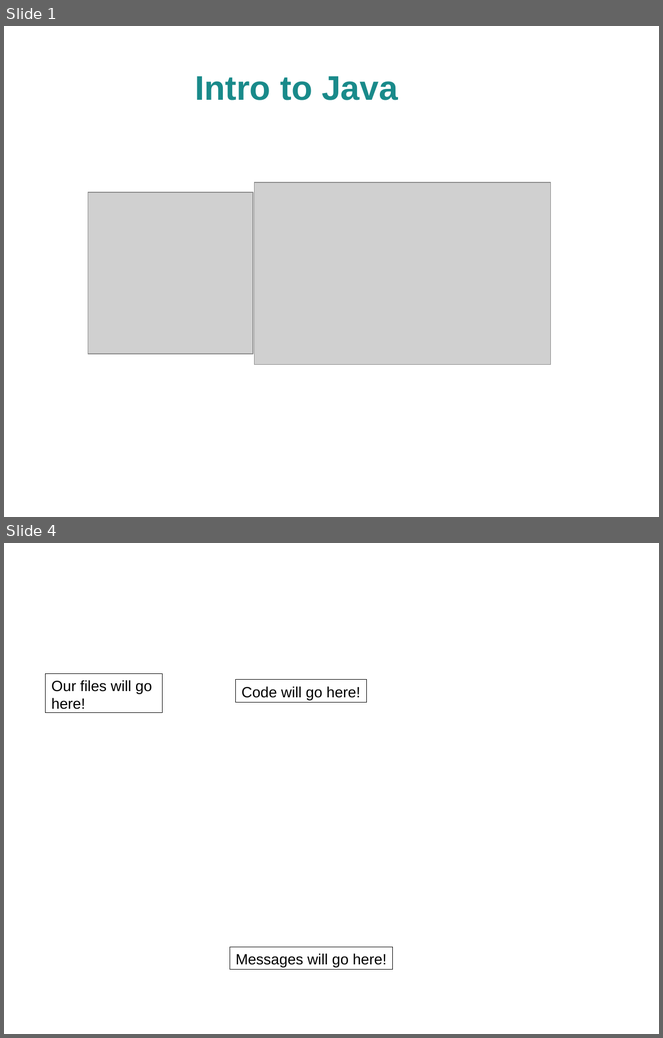
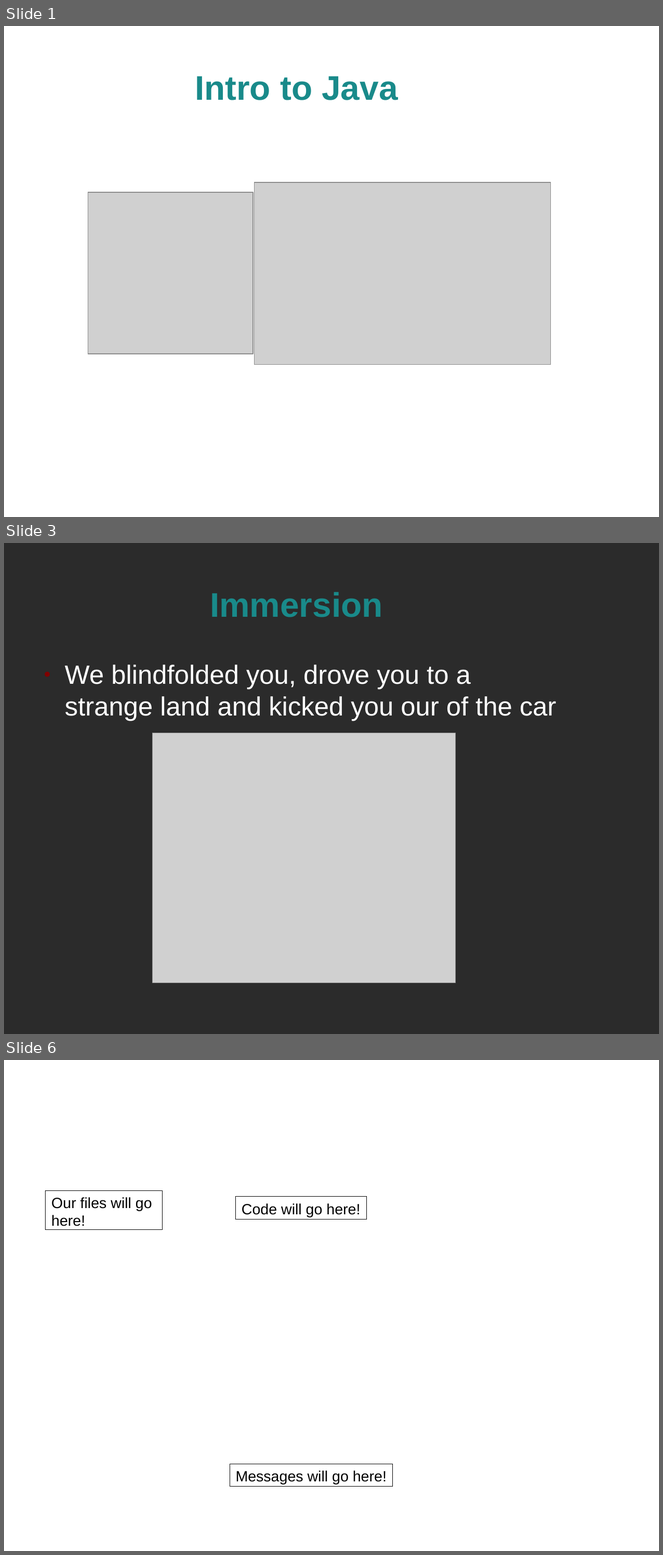
Before and after one commit to FredXCoders/HelloDojo, a slide deck: lessons/Java and Eclipse Basics.odp. Shown one above the other, each under a label of ours: slides 1 and 4 before the commit, slides 1, 3 and 6 after it; the slides between them are not shown. The pictures are 663x1038 and 663x1555 pixels, drawn with LibreOffice and Linux fonts; fonts in the diff are those of the drawing; grey boxes stand for pictures; background and template pictures are left out; a plain dark background stands for a picture behind light text. Boxes give left, top, right and bottom in pixels: in the first picture for what was removed or moved away, otherwise in the second. Text is boxed around its words. In the diff, an @@ line names an element or a change of style, - is before the commit and + after.

```diff
--- a/lessons/Java and Eclipse Basics.odp
+++ b/lessons/Java and Eclipse Basics.odp
@@ slide 3 added at (4,543,659,1034), background picture (left out) @@
@@ title added at (210,592,383,617), 41.4 pt, text #198A8A, bold @@
+Immersion
@@ text added at (65,665,557,721), 32 pt, text #FFFFFF @@
+● We blindfolded you, drove you to a strange land and kicked you our of the car
@@ picture added at (153,733,456,983) @@
@@ what was slide 4 is now slide 6 @@
```
Also in this commit, not shown: 4 slides changed, 3 other slides added, 1 slide removed.
